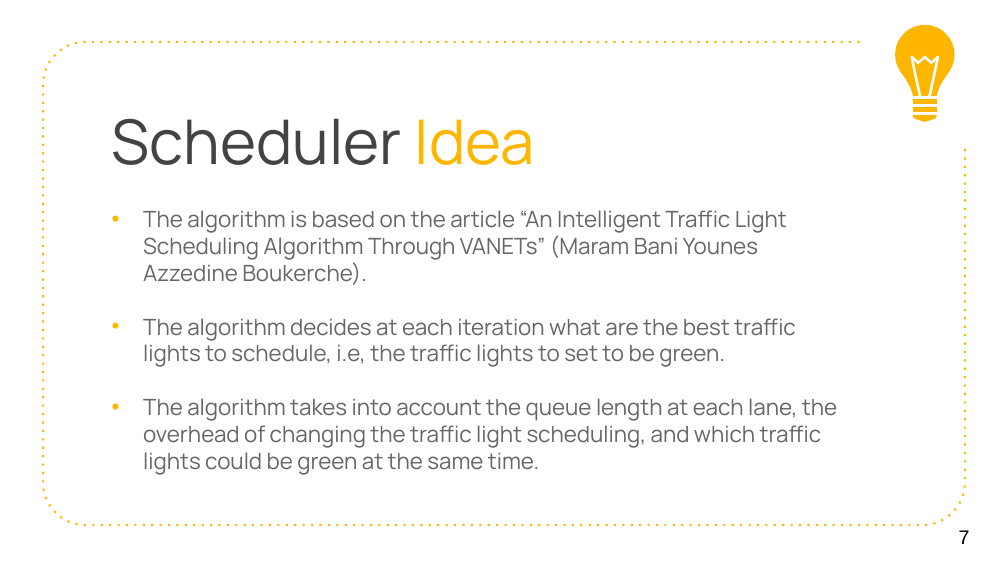
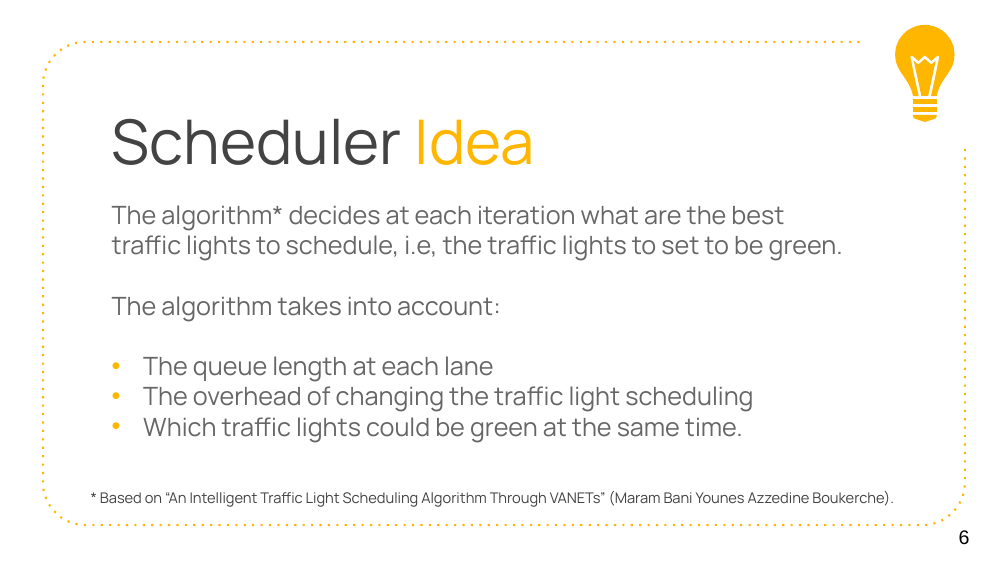
Before and after one commit to M20190649/SummitBTW, a slide deck: slide 6 of materials/endOfSemseter.pptx (slide 7 before the commit). Drawn at 1008x567 pixels with LibreOffice and Linux fonts; fonts in the diff are those of the drawing. Boxes give left, top, right and bottom in pixels: in the first picture for what was removed or moved away, otherwise in the second. Text is boxed around its words. In the diff, an @@ line names an element or a change of style, - is before the commit and + after.

```diff
--- a/materials/endOfSemseter.pptx
+++ b/materials/endOfSemseter.pptx
@@ text at (112, 205, 843, 442): text changed; size 16 to 18 pt @@
-• The algorithm is based on the article “An Intelligent Traffic Light Scheduling Algorithm Through VANETs” (Maram Bani Younes Azzedine Boukerche).
-• The algorithm decides at each iteration what are the best traffic lights to schedule, i.e, the traffic lights to set to be green.
-• The algorithm takes into account the queue length at each lane, the overhead of changing the traffic light scheduling, and which traffic lights could be green at the same time.
+The algorithm* decides at each iteration what are the best traffic lights to schedule, i.e, the traffic lights to set to be green.
+The algorithm takes into account:
+• The queue length at each lane
+• The overhead of changing the traffic light scheduling
+• Which traffic lights could be green at the same time.
@@ text added at (100, 491, 894, 507), 10.5 pt, text #434343 @@
+* Based on “An Intelligent Traffic Light Scheduling Algorithm Through VANETs” (Maram Bani Younes Azzedine Boukerche).
@@ page number at (959, 530, 970, 545): text changed @@
-7
+6
```
Also in this commit, not shown: 1 other slide changed, 1 slide removed.
